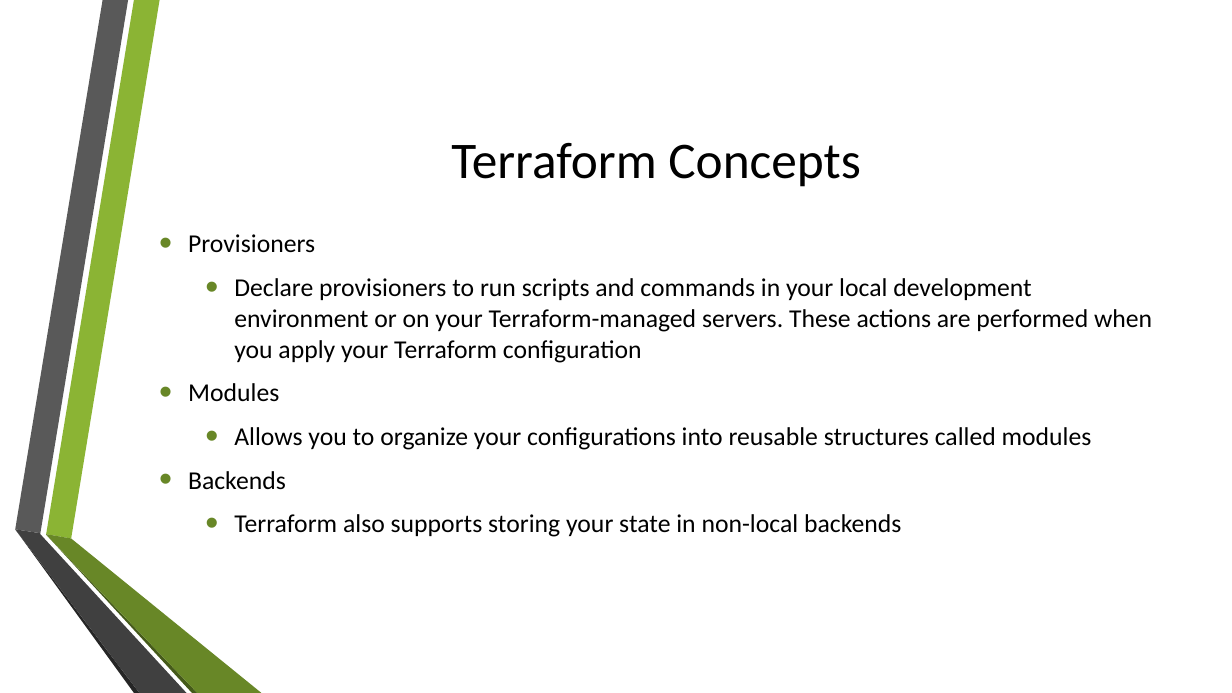
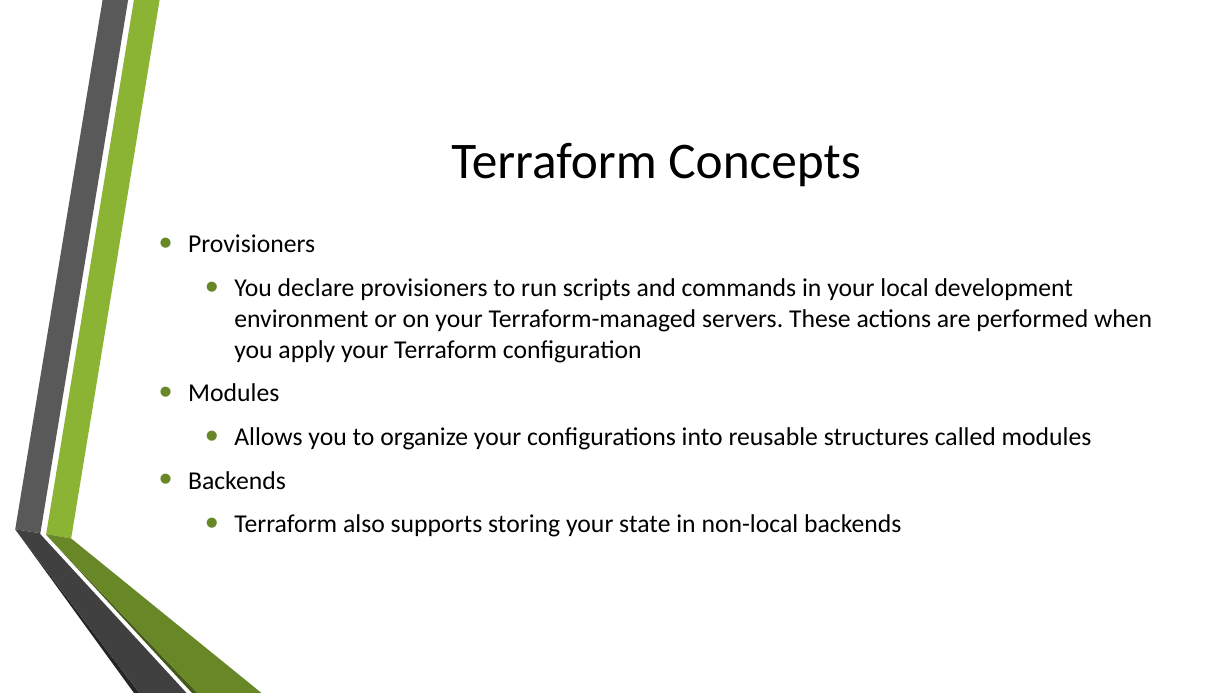
Before and after one commit to amlenduc/terraform, a slide deck: slide 5 of Meetup(06-July).pptx. Drawn at 1232x693 pixels with LibreOffice and Linux fonts; fonts in the diff are those of the drawing; background and template pictures are left out. Boxes give left, top, right and bottom in pixels: in the first picture for what was removed or moved away, otherwise in the second. Text is boxed around its words. In the diff, an @@ line names an element or a change of style, - is before the commit and + after.

```diff
--- a/Meetup(06-July).pptx
+++ b/Meetup(06-July).pptx
@@ text at bbox=[234, 278, 1152, 363]: text changed @@
-  • Declare provisioners to run scripts and commands in your local development environment or on your Terraform-managed servers. These actions are performed when you apply your Terraform configuration
+  • You declare provisioners to run scripts and commands in your local development environment or on your Terraform-managed servers. These actions are performed when you apply your Terraform configuration
```
Also in this commit, not shown: 3 other slides changed, 1 other file.
